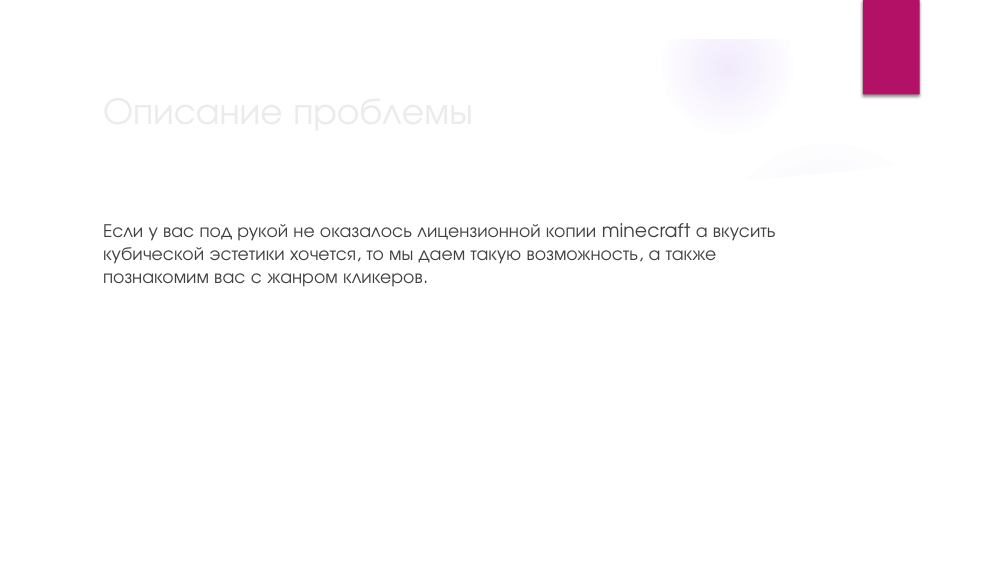
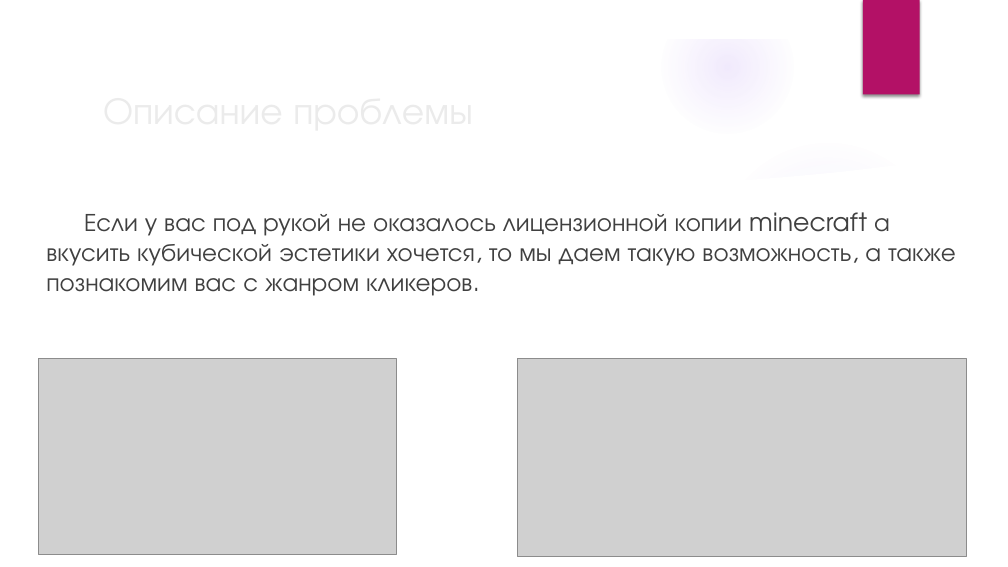
Before and after one commit to Nordth/istu-lab-upp-2021-2022, a slide deck: slide 2 of Королев Загайнов Христофоров/Lab1/1_laba.pptx. Drawn at 1008x567 pixels with LibreOffice and Linux fonts; fonts in the diff are those of the drawing; grey boxes stand for pictures; background and template pictures are left out. Boxes give left, top, right and bottom in pixels: in the first picture for what was removed or moved away, otherwise in the second. Text is boxed around its words. In the diff, an @@ line names an element or a change of style, - is before the commit and + after.

```diff
--- a/Королев Загайнов Христофоров/Lab1/1_laba.pptx
+++ b/Королев Загайнов Христофоров/Lab1/1_laba.pptx
@@ text "Если у вас под рукой ...": place and size @@
-text "Если у вас под рукой ..." at bbox=[103, 223, 776, 287]
+text "Если у вас под рукой ..." at bbox=[46, 212, 956, 296]
@@ text "Если у вас под рукой ..." at bbox=[46, 212, 956, 296]: size 18 to 24 pt @@
@@ picture added at bbox=[39, 358, 396, 555] @@
@@ picture added at bbox=[518, 358, 966, 557] @@
```
Also in this commit, not shown: 4 other slides changed, 1 other file.
